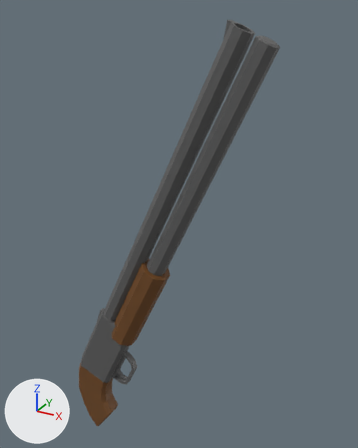
An edit to the glTF model Assets/3D/pompa2.glb, drawn before and after from the same camera.
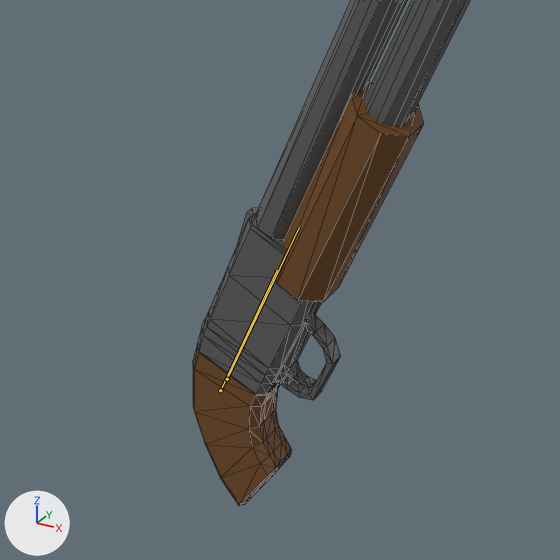
Each version is shown whole from a camera (50 mm lens) standing at (0.576, -0.652, 0.735) and looking at (0.188, 0.052, 0.383), then close up on the part from 1% to 63% of the width and 50% to 100% of the height. The lights are fixed; the arrows at lower left show +X, +Y and +Z. Both versions are drawn at frame 15 of the action 'ArmatureAction'; the numbers are the values there. The bones that bend it are drawn over the model as lines in the close-ups. The close-ups show mesh edges as thin lines.
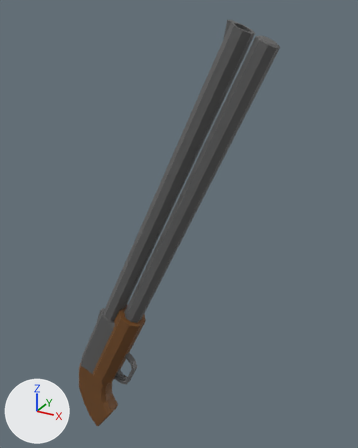
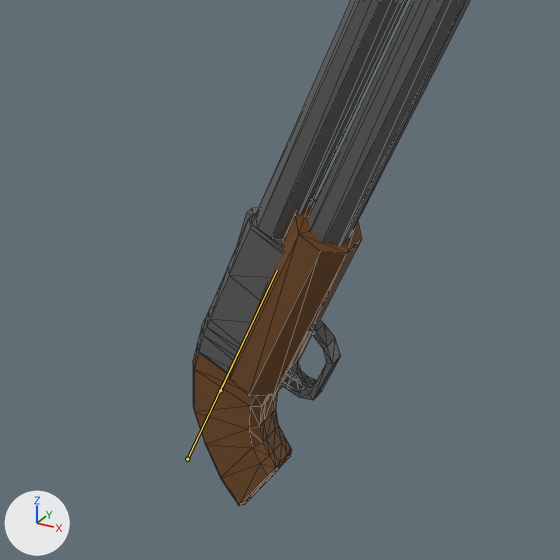
Boxes [x1, y1, x2, y2] around the edits, measured in the close-ups (560 x 560 px):
'Cube.002', no longer drawn (brown): before [275, 82, 424, 302]
'Cube.001', now drawn (brown): after [229, 200, 362, 396]
bone 'Bone.001', root to tip: before (227, 379) to (299, 227); after (187, 459) to (250, 326)

The change in detail:
Bone 'Bone.001' (bone_bone_001) moves from (-0.17, -0.096, 0.0) to (2.095, -1.176, 0.0).
